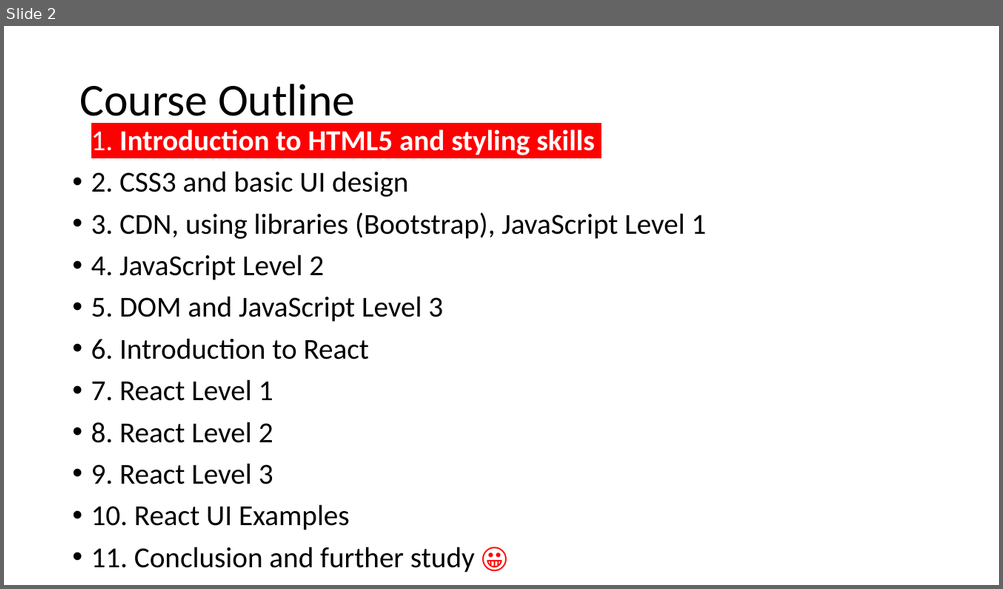
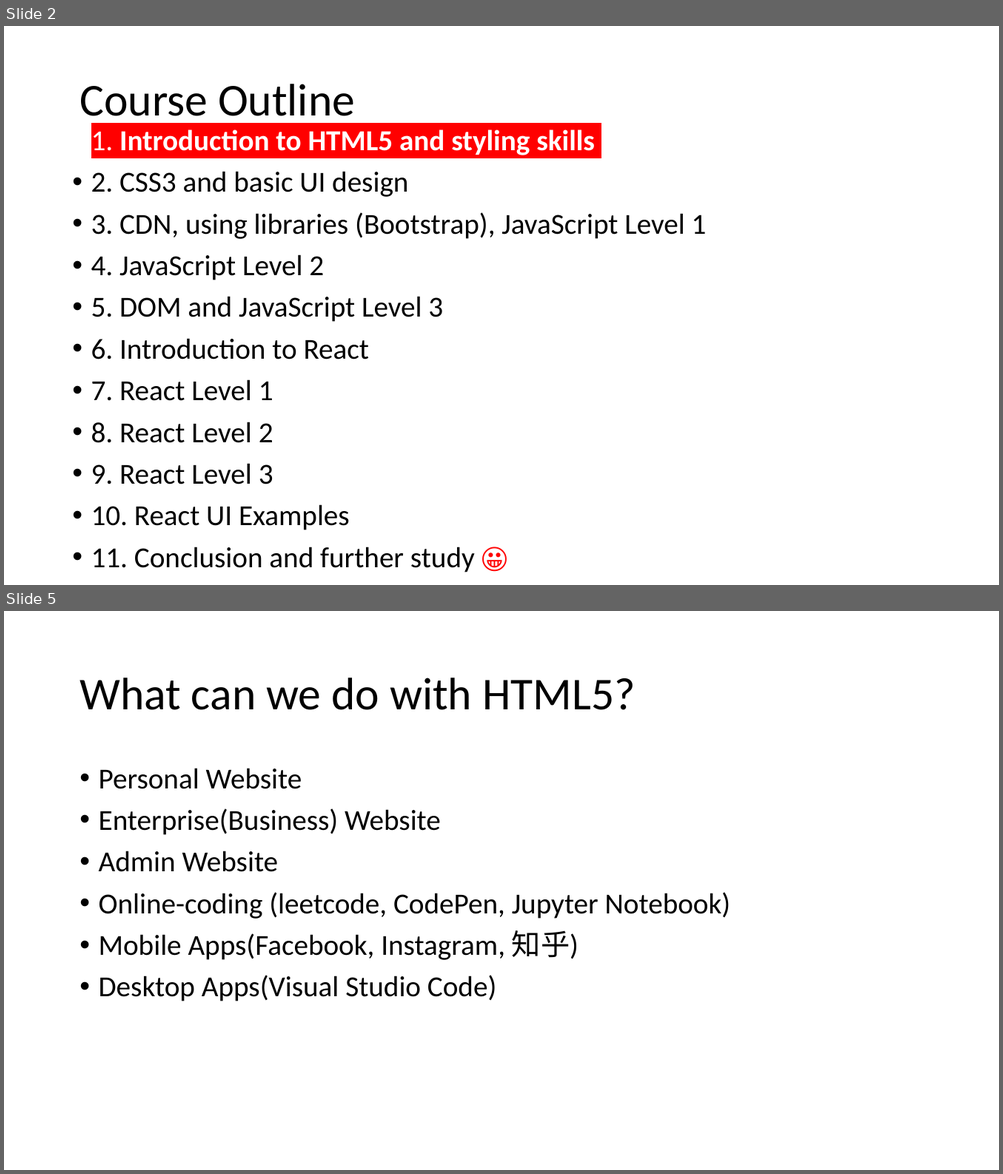
Before and after one commit to PolarisStudio/LGUReact, a slide deck: L1.pptx. Shown one above the other, each under a label of ours: slide 2 before the commit, slides 2 and 5 after it; the slides between them are not shown. The pictures are 1003x589 and 1003x1174 pixels, drawn with LibreOffice and Linux fonts; fonts in the diff are those of the drawing. Boxes give left, top, right and bottom in pixels: in the first picture for what was removed or moved away, otherwise in the second. Text is boxed around its words. In the diff, an @@ line names an element or a change of style, - is before the commit and + after.

```diff
--- a/L1.pptx
+++ b/L1.pptx
@@ slide 5 added at bbox=[4, 611, 999, 1170], background #FFFFFF @@
@@ title added at bbox=[79, 678, 635, 710], 44 pt, text #000000 @@
+What can we do with HTML5?
@@ text added at bbox=[99, 768, 731, 1002], 28 pt, text #000000 @@
+• Personal Website
+• Enterprise(Business) Website
+• Admin Website
+• Online-coding (leetcode, CodePen, Jupyter Notebook)
+• Mobile Apps(Facebook, Instagram, 知乎)
+• Desktop Apps(Visual Studio Code)
```
Also in this commit, not shown: 19 other slides added, 1 slide removed.
